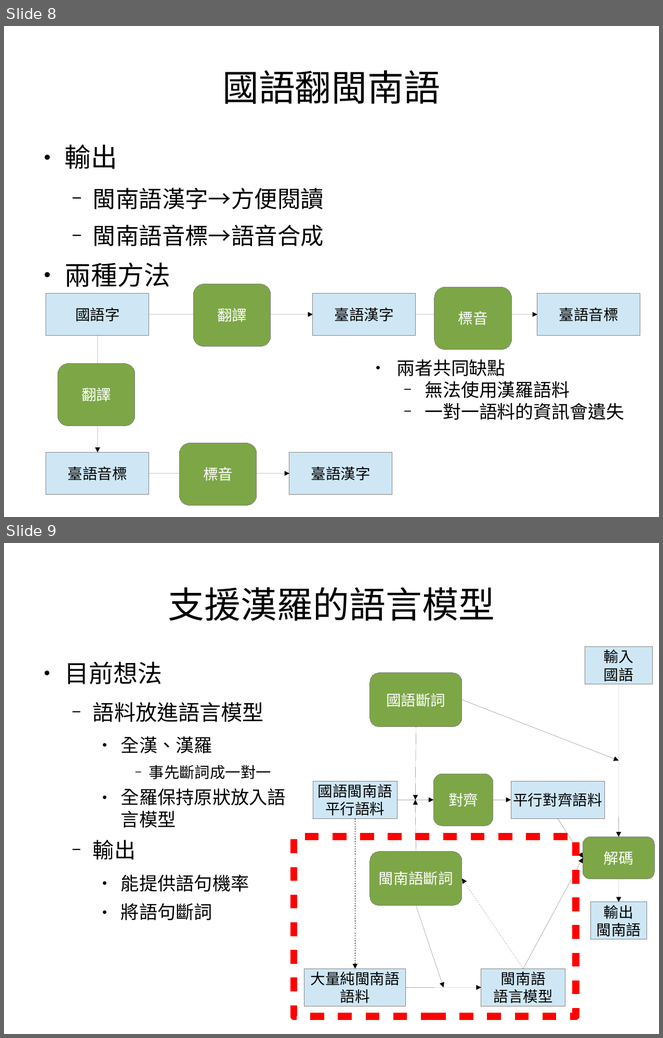
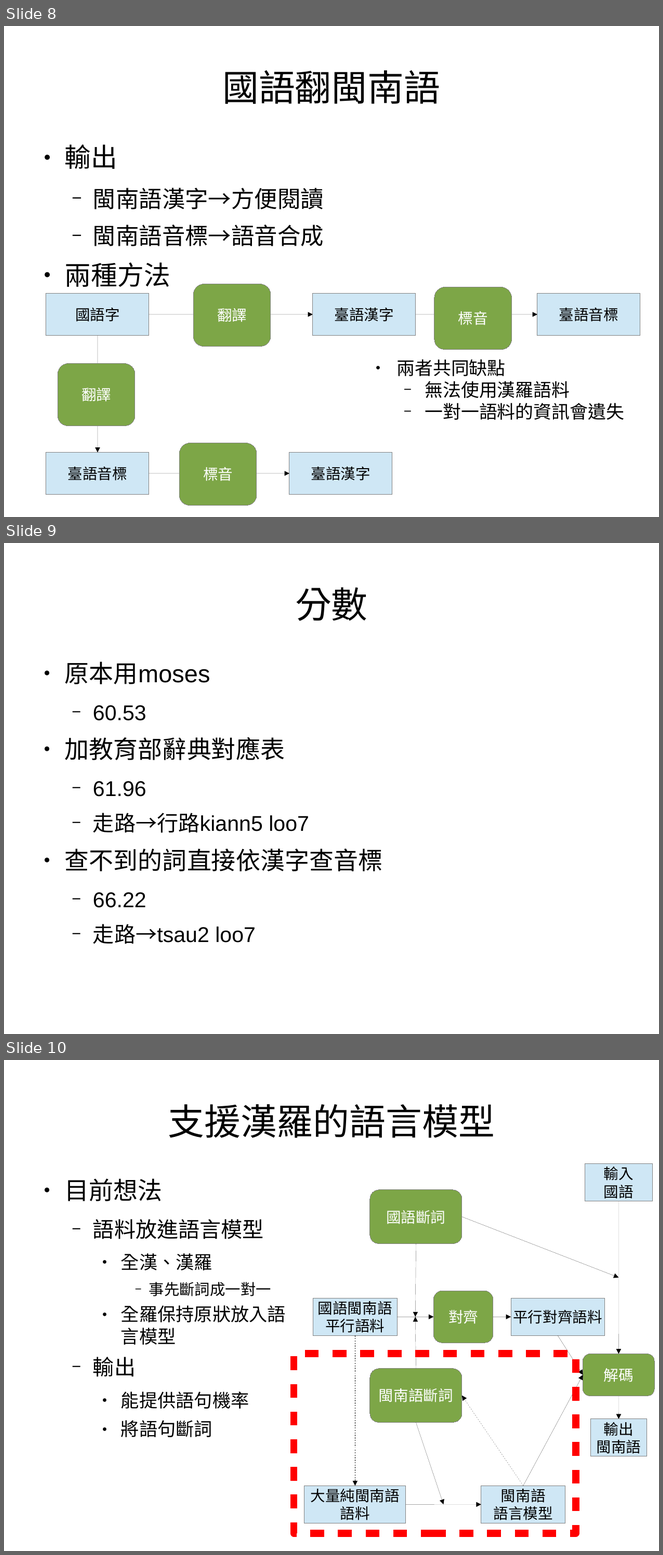
Before and after one commit to sih4sing5hong5/po3-ko3_tau5-iann2-phinn3, a slide deck: 翻譯報告.odp. Shown one above the other, each under a label of ours: slides 8 and 9 before the commit, slides 8, 9 and 10 after it. The pictures are 663x1038 and 663x1555 pixels, drawn with LibreOffice and Linux fonts; fonts in the diff are those of the drawing. Boxes give left, top, right and bottom in pixels: in the first picture for what was removed or moved away, otherwise in the second. Text is boxed around its words. In the diff, an @@ line names an element or a change of style, - is before the commit and + after.

Commit message:
加初步翻譯的分數 丞宏

```diff
--- a/翻譯報告.odp
+++ b/翻譯報告.odp
@@ slide 9 added at (x1=4, y1=543, x2=659, y2=1034), background #FFFFFF @@
@@ title added at (x1=295, y1=587, x2=368, y2=621), 44 pt, text #000000 @@
+分數
@@ text added at (x1=65, y1=662, x2=383, y2=944), 25.9 pt, text #000000 @@
+● 原本用moses
+  − 60.53
+● 加教育部辭典對應表
+  − 61.96
+  − 走路→行路kiann5 loo7
+● 查不到的詞直接依漢字查音標
+  − 66.22
+  − 走路→tsau2 loo7
@@ what was slide 9 is now slide 10 @@
```
